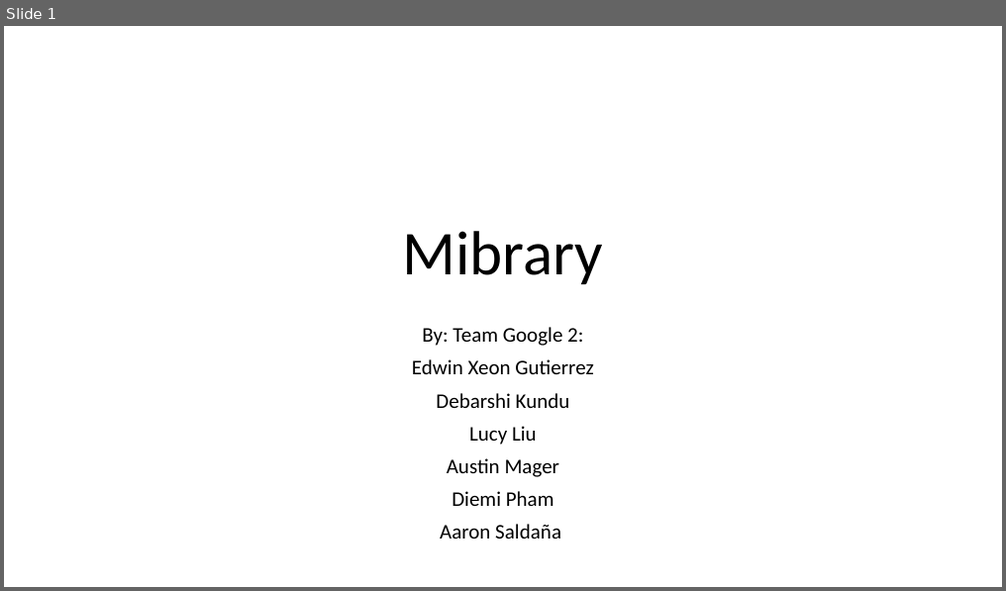
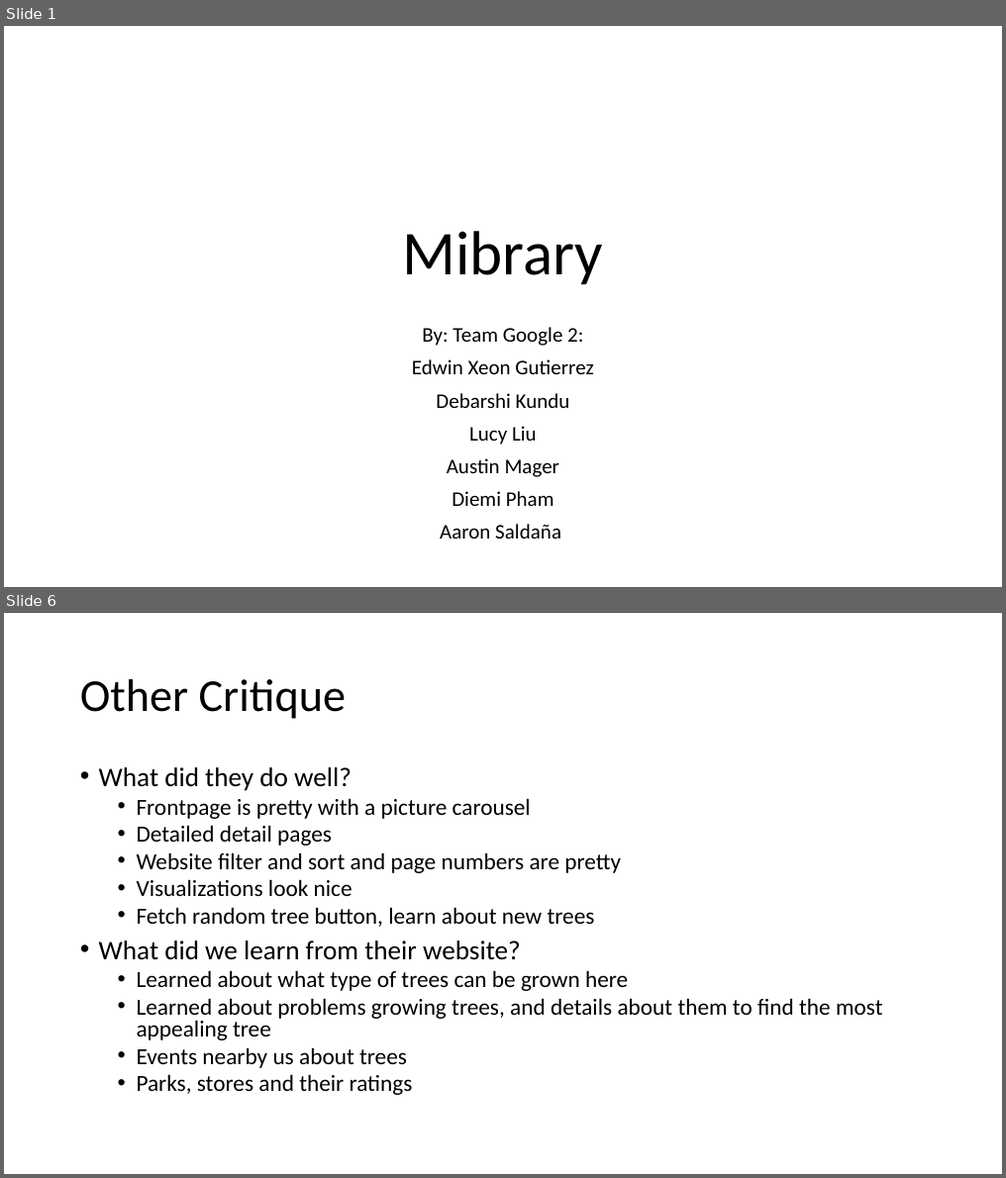
Before and after one commit to pdiemi/mibrary, a slide deck: Mibrary.pptx. Shown one above the other, each under a label of ours: slide 1 before the commit, slides 1 and 6 after it; the slides between them are not shown. The pictures are 1006x591 and 1006x1178 pixels, drawn with LibreOffice and Linux fonts; fonts in the diff are those of the drawing. Boxes give left, top, right and bottom in pixels: in the first picture for what was removed or moved away, otherwise in the second. Text is boxed around its words. In the diff, an @@ line names an element or a change of style, - is before the commit and + after.

```diff
--- a/Mibrary.pptx
+++ b/Mibrary.pptx
@@ slide 6 added at bbox=[4, 613, 1002, 1174], background #FFFFFF @@
@@ title added at bbox=[80, 679, 346, 719], 44 pt, text #000000 @@
+Other Critique
@@ text added at bbox=[99, 767, 883, 1095], 22.2 pt, text #000000 @@
+• What did they do well?
+  • Frontpage is pretty with a picture carousel
+  • Detailed detail pages
+  • Website filter and sort and page numbers are pretty
+  • Visualizations look nice
+  • Fetch random tree button, learn about new trees
+• What did we learn from their website?
+  • Learned about what type of trees can be grown here
+  • Learned about problems growing trees, and details about them to find the most appealing tree
+  • Events nearby us about trees
+  • Parks, stores and their ratings
```
Also in this commit, not shown: 5 other slides added, 1 slide removed, 3 other files.
